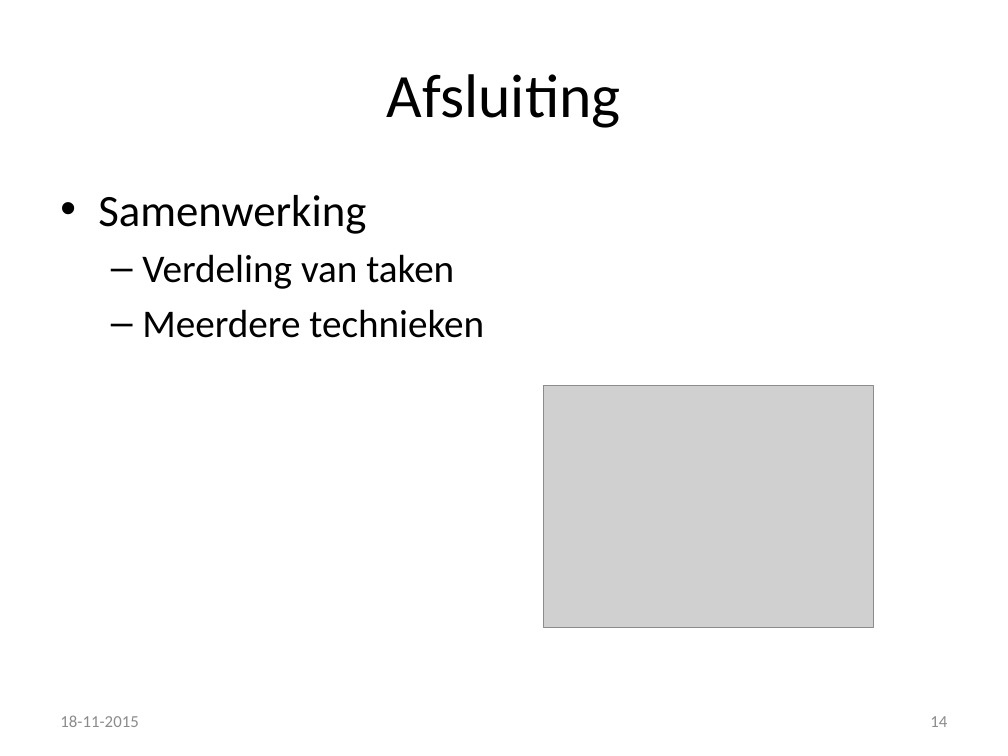
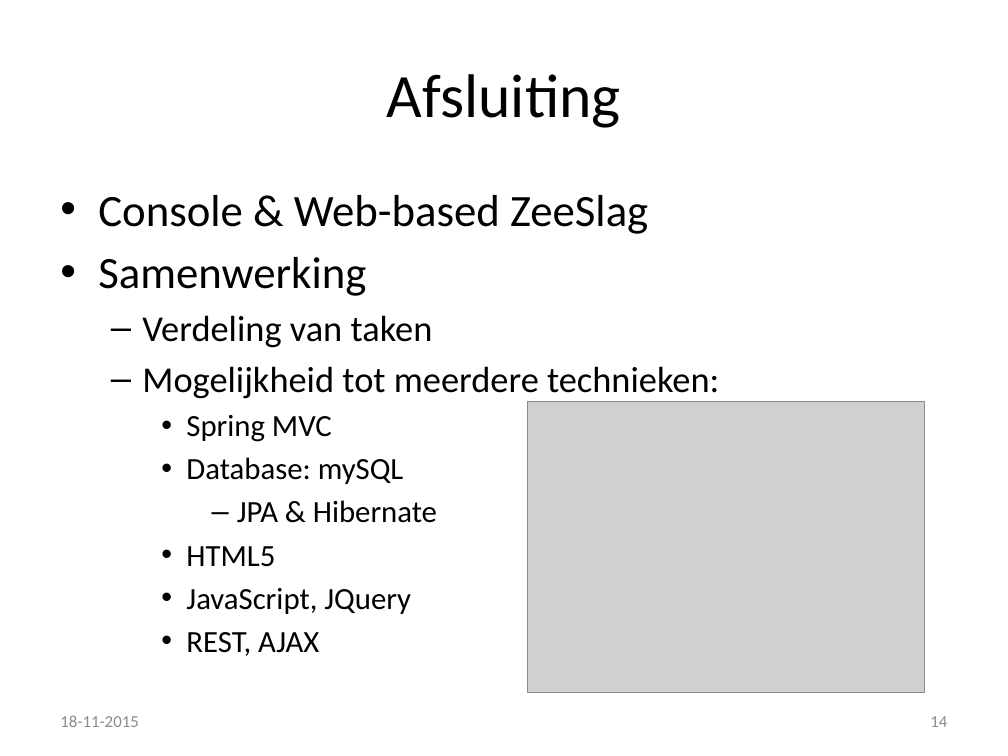
Before and after one commit to kevinrijs/ZeeSlagOnline, a slide deck: slide 14 of ZeeslagPresentatie2.pptx. Drawn at 1008x756 pixels with LibreOffice and Linux fonts; fonts in the diff are those of the drawing; grey boxes stand for pictures. Boxes give left, top, right and bottom in pixels: in the first picture for what was removed or moved away, otherwise in the second. Text is boxed around its words. In the diff, an @@ line names an element or a change of style, - is before the commit and + after.

```diff
--- a/ZeeslagPresentatie2.pptx
+++ b/ZeeslagPresentatie2.pptx
@@ text at (98, 195, 648, 234): paragraph added @@
+• Console & Web-based ZeeSlag
@@ text at (142, 315, 433, 348): size 28 to 26 pt in "Verdeling van taken" @@
@@ text at (142, 366, 719, 656): text changed; size 28 to 22 pt @@
-  – Meerdere technieken
+  – Mogelijkheid tot meerdere technieken:
+    • Spring MVC
+    • Database: mySQL
+      – JPA & Hibernate
+    • HTML5
+    • JavaScript, JQuery
+    • REST, AJAX
@@ picture: place and size @@
-picture at (543, 386, 873, 627)
+picture at (527, 402, 924, 692)
```
Also in this commit, not shown: 10 other slides changed, 2 other files.
